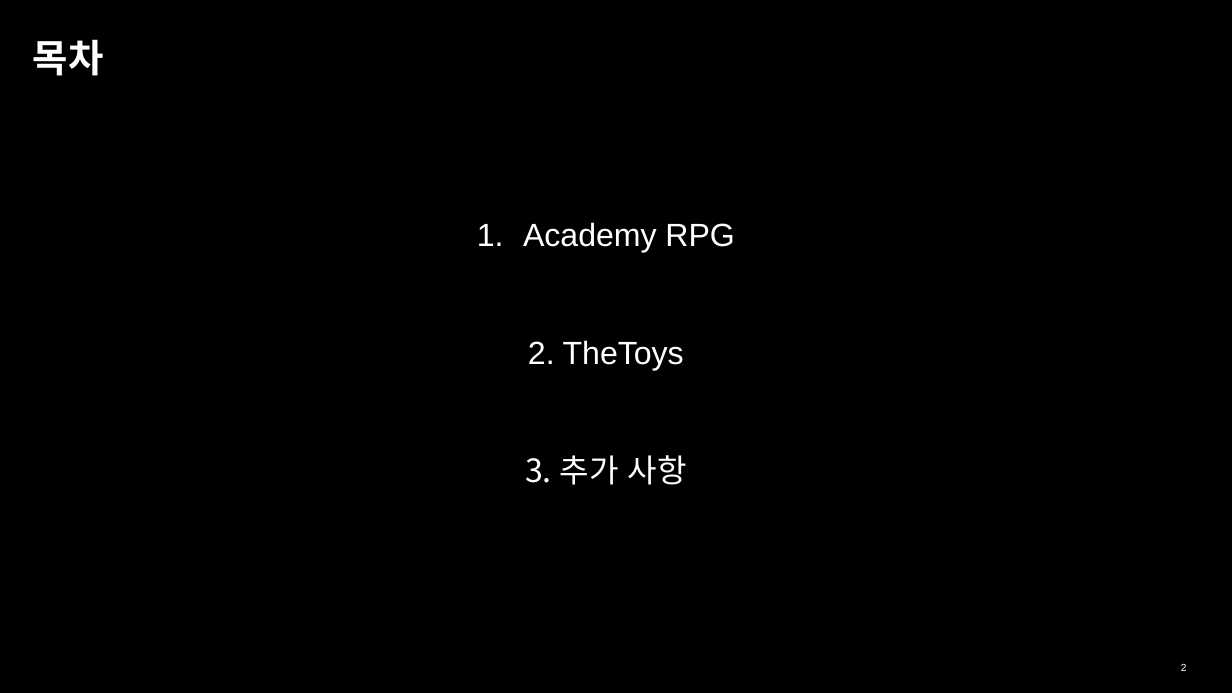
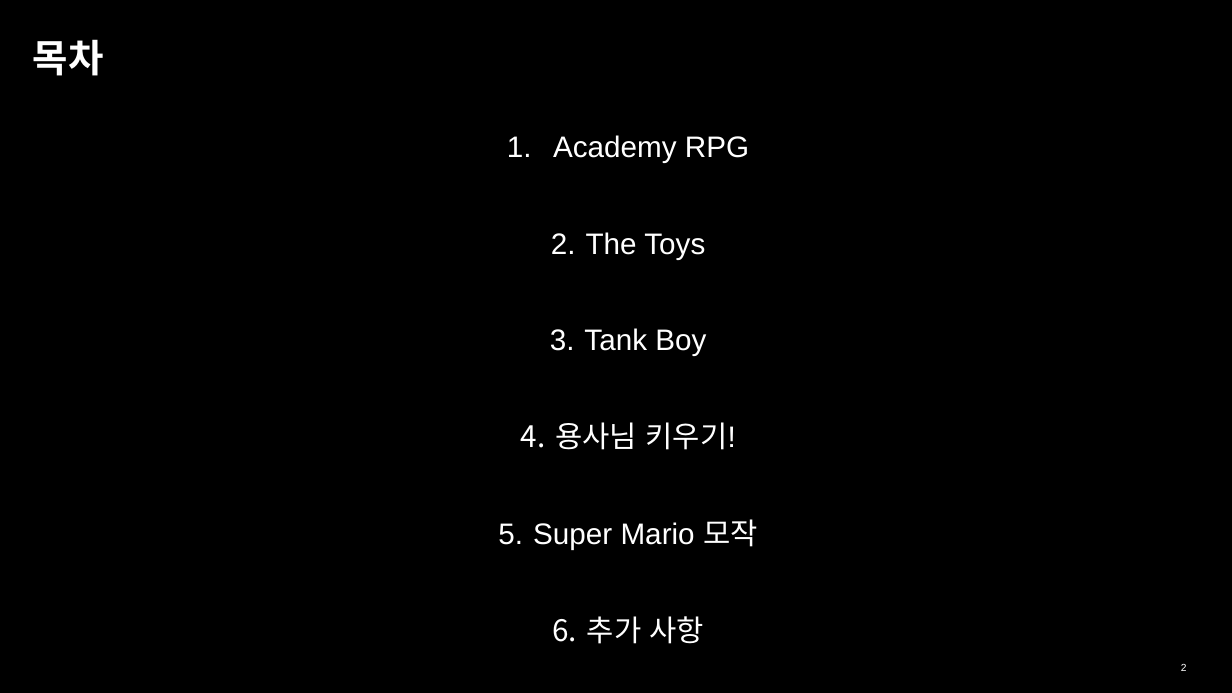
Before and after one commit to NewbieProgrammerCrew/graduation-project, a slide deck: slide 2 of 포트폴리오/이종혁 포트폴리오.pptx. Drawn at 1232x693 pixels with LibreOffice and Linux fonts; fonts in the diff are those of the drawing. Boxes give left, top, right and bottom in pixels: in the first picture for what was removed or moved away, otherwise in the second. Text is boxed around its words. In the diff, an @@ line names an element or a change of style, - is before the commit and + after.

```diff
--- a/포트폴리오/이종혁 포트폴리오.pptx
+++ b/포트폴리오/이종혁 포트폴리오.pptx
@@ text "Academy RPG": place and size @@
-text "Academy RPG" at (523, 222, 734, 485)
+text "Academy RPG" at (533, 135, 758, 644)
@@ text at (553, 135, 749, 644): size 25 to 23.1 pt in "Academy RPG", "추가 사항"; line spacing 1.2 to 1 @@
@@ text at (533, 232, 758, 550): text changed; size 25 to 23.1 pt @@
-2. TheToys
+2. The Toys
+3. Tank Boy
+4. 용사님 키우기!
+5. Super Mario 모작
```
Also in this commit, not shown: 12 other slides changed, 9 slides added, 4 slides removed.
